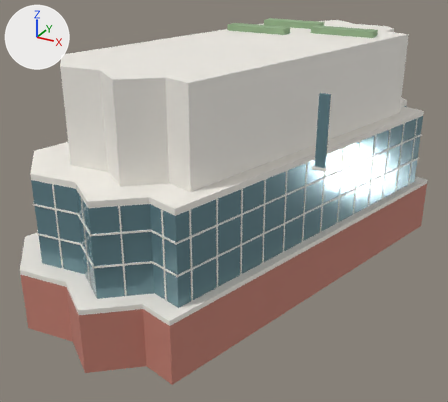
One commit to the Blender file assets/models/tang.blend: the scene before it, then after it.
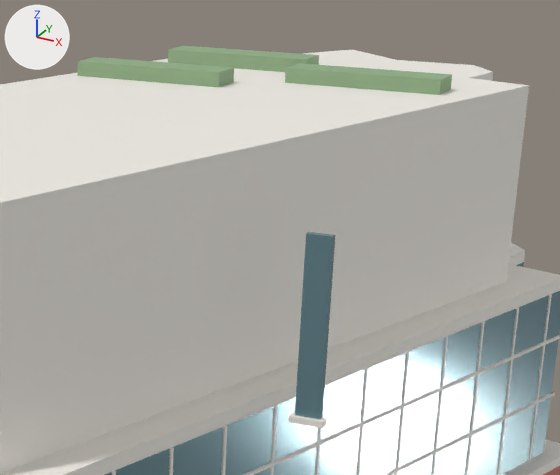
Each version is shown whole from a 50 mm lens placed at (24.3, -49.1, 29.7), pointed at (-1.9, -1.4, 5.8), then close up on the part from 44% to 94% of the width and 0% to 47% of the height. The lights are fixed; the arrows at upper left show +X, +Y and +Z. The last two pictures show the newer version.

Objects in the first close-up: 'TPY_band_0', 'TPY_band_1', 'TPY_glass', 'TPY_planter_0', 'TPY_planter_1', 'TPY_planter_2', 'TPY_roof_slab', 'TPY_slit_4', 'TPY_transom_0_4', 'TPY_transom_1_4', 'TPY_upper' and 12 more.
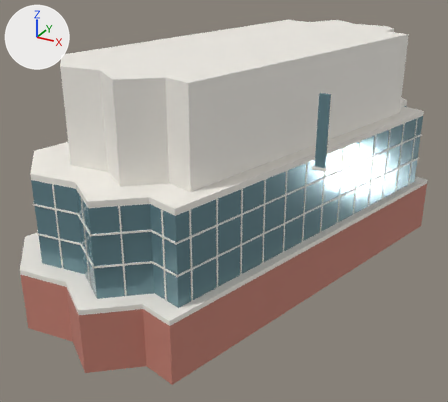
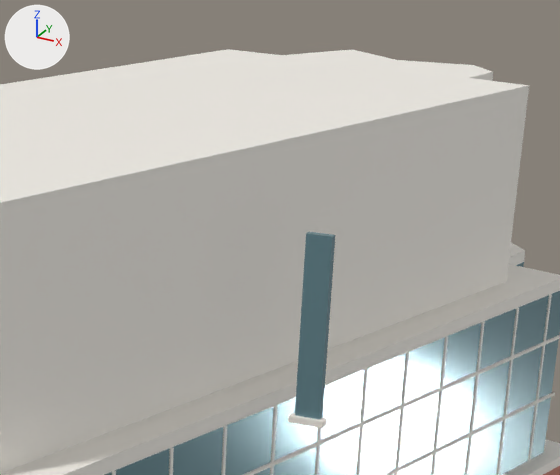
What differs and where, as boxes (x1, y1, x2, y2) in the close-ups (560 x 475 px):
'TPY_planter_2', deleted
    before: (285, 63, 452, 95)
'TPY_planter_0', deleted
    before: (78, 57, 234, 87)
'TPY_planter_1', deleted
    before: (168, 46, 319, 72)

The change in detail:
Object 'TPY_planter_0' (ob_tpy_planter_0) is deleted.
Object 'TPY_planter_1' (ob_tpy_planter_1) is deleted.
Object 'TPY_planter_2' (ob_tpy_planter_2) is deleted.
